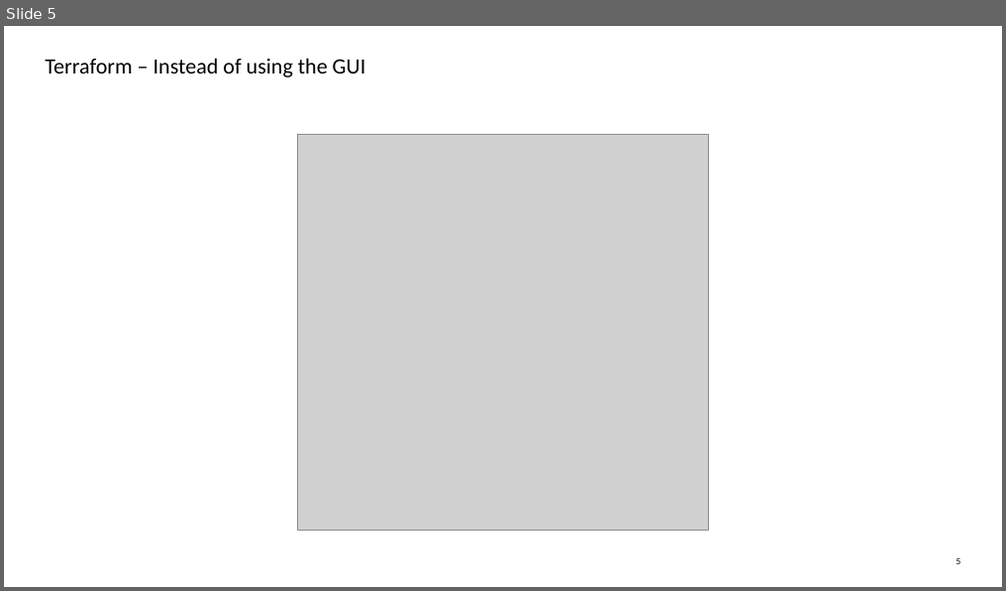
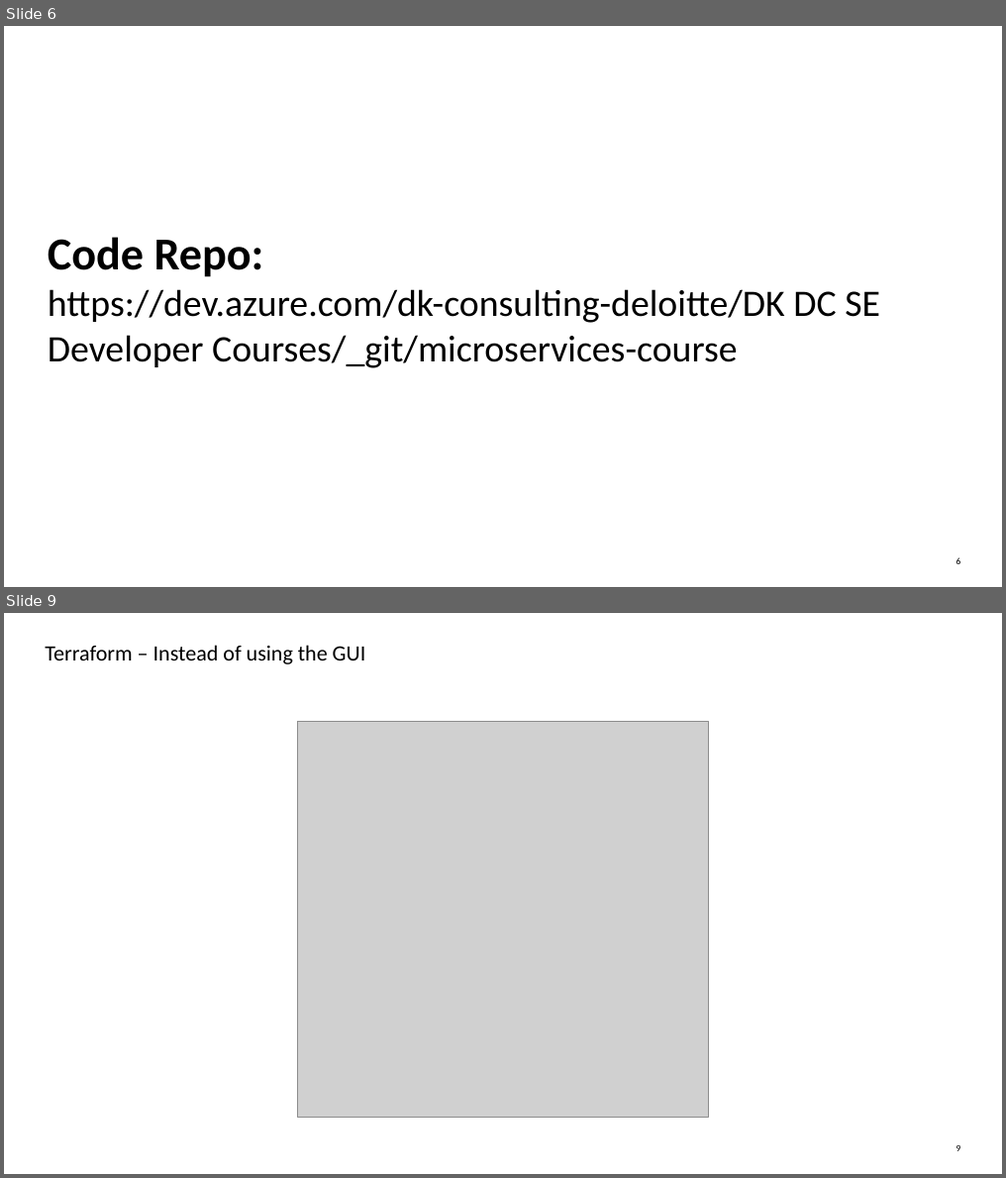
Before and after one commit to jbb10/Robopizza, a slide deck: Microservices from the ground up.pptx. Shown one above the other, each under a label of ours: slide 5 before the commit, slides 6 and 9 after it; the slides between them are not shown. The pictures are 1006x591 and 1006x1178 pixels, drawn with LibreOffice and Linux fonts; fonts in the diff are those of the drawing; grey boxes stand for pictures. Boxes give left, top, right and bottom in pixels: in the first picture for what was removed or moved away, otherwise in the second. Text is boxed around its words. In the diff, an @@ line names an element or a change of style, - is before the commit and + after.

```diff
--- a/Microservices from the ground up.pptx
+++ b/Microservices from the ground up.pptx
@@ slide 6 added at (4, 26, 1002, 587), background #FFFFFF; not listed: 1 template element that a slide beside it also shows @@
@@ text added at (48, 237, 880, 369), 36 pt, text #000000 @@
+Code Repo:
+https://dev.azure.com/dk-consulting-deloitte/DK DC SE Developer Courses/_git/microservices-course
@@ what was slide 5 is now slide 9 @@
```
Also in this commit, not shown: 1 slide changed, 3 other slides added, 2 other files.
